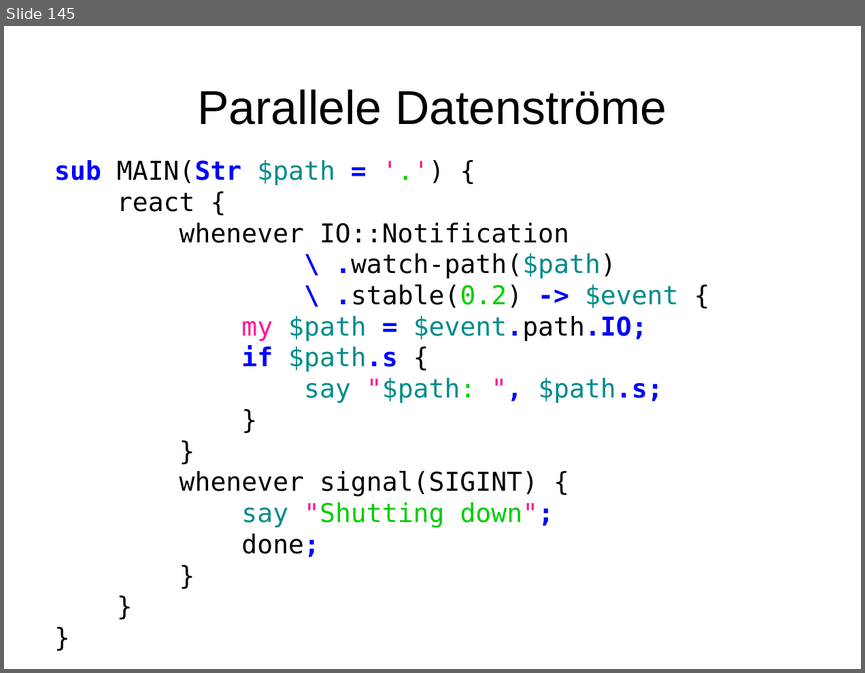
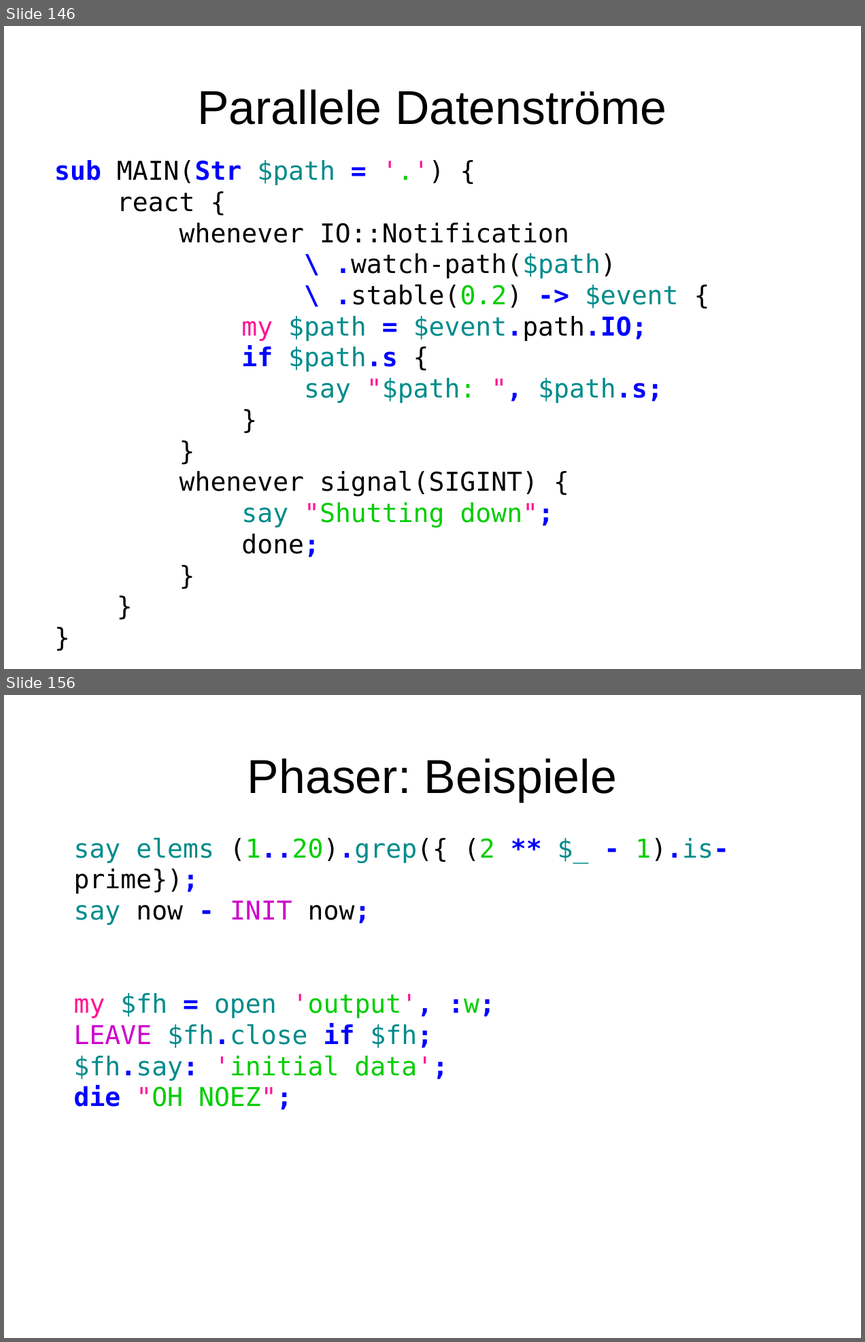
Before and after one commit to moritz/perl6-training-de, a slide deck: schulung.odp. Shown one above the other, each under a label of ours: slide 145 before the commit, slides 146 and 156 after it; the slides between them are not shown. The pictures are 865x673 and 865x1342 pixels, drawn with LibreOffice and Linux fonts; fonts in the diff are those of the drawing. Boxes give left, top, right and bottom in pixels: in the first picture for what was removed or moved away, otherwise in the second. Text is boxed around its words. In the diff, an @@ line names an element or a change of style, - is before the commit and + after.

```diff
--- a/schulung.odp
+++ b/schulung.odp
@@ slide 156 added at <box>4,695,861,1338</box>, background #FFFFFF @@
@@ title added at <box>247,758,617,802</box>, 44 pt, text #000000 @@
+Phaser: Beispiele
@@ text added at <box>74,837,729,1110</box>, 24 pt, text #008B8B @@
+say elems (1..20).grep({ (2 ** $_ - 1).is-prime});
+say now - INIT now;
+my $fh = open 'output', :w;
+LEAVE $fh.close if $fh;
+$fh.say: 'initial data';
+die "OH NOEZ";
@@ what was slide 145 is now slide 146 @@
```
Also in this commit, not shown: 2 slides changed, 13 other slides added, 3 other files.
